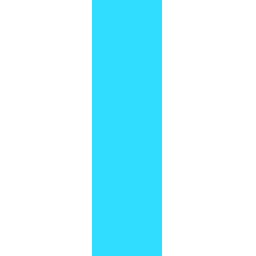
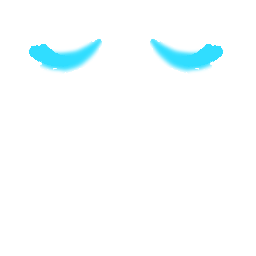
Before/after of a (256, 256) layered artwork. What changed in the layer stack:
added layer "SPLASH2" above "SPLASH1" over [28, 38, 224, 75]
hid "Layer 4" over [92, 0, 162, 256]
hid "Layer 3" over [111, 2, 144, 252]
